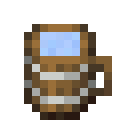
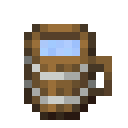
Before/after of a 128 × 128 layered artwork. What changed in the layer stack:
painted on "Liquid" over [40, 32, 80, 40]
